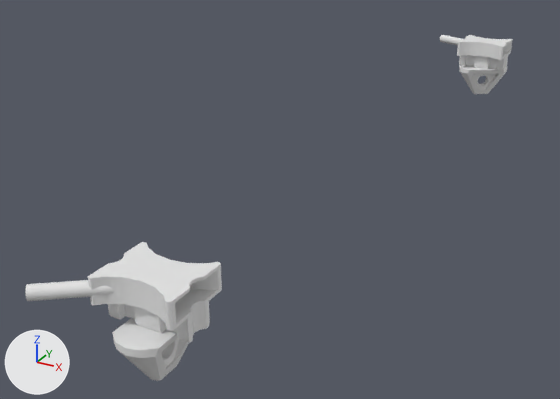
What one commit did to the FBX model Models/Twist Lcok/Twist Lock.fbx.
Rendered twice from a camera (50 mm lens) standing at (-1.459, -2.215, 2.855) and looking at (-2.152, -0.957, 2.226). Lighting does not change. The marker at lower left points along +X, +Y and +Z. Where no turn or scale is listed for an object, it has been applied to the vertices. Vertices at the same position are counted once.

Objects in the first picture: 'Twist Lock', 'Twist Lock.001'.
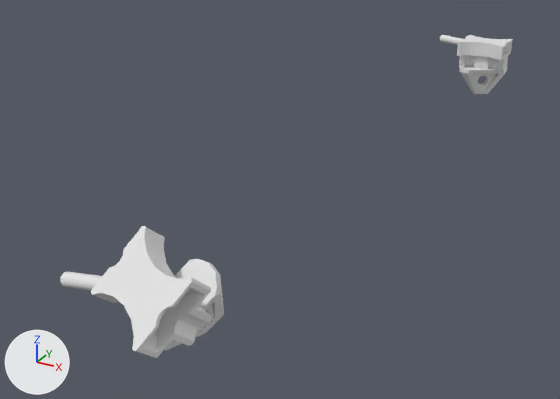
Diff of the bpy script that builds the scene:
```diff
--- a/Models/Twist Lcok/Twist Lock.fbx.py
+++ b/Models/Twist Lcok/Twist Lock.fbx.py
@@ me_cylinder_017 @@
 me_cylinder_017.from_pydata(...)  # 345 vertices, 190 faces; spans x -0.67..1.04, y -1.32..0.63, z -1.31..0.23
 # used by ob_twist_lock; location = (-2.31, -1.17, 2.091); rotation_euler = (0.0, 0.0, -1.571), in degrees (0, 0, -90); scale = (0.154, 0.154, 0.154)
+# me_cylinder_017 part 1: the loose piece of 89 vertices spanning x -0.67..0.69, y -0.36..0.36, z -1.31..-0.53 is turned -6.7 degrees about the z axis through its middle
+# me_cylinder_017 part 2: the loose piece of 32 vertices spanning x 0.03..1.04, y -1.32..-0.08, z -0.07..0.14 is turned -6.7 degrees about the z axis through the mesh origin
 me_cylinder_017.materials.append(mat_clean_metal)
@@ ob_twist_lock @@
 ob_twist_lock = bpy.data.objects.new('Twist Lock', me_cylinder_017)
-ob_twist_lock.location = (-2.31, -1.17, 2.091)
-ob_twist_lock.rotation_euler = (0.0, 0.0, -1.571)  # degrees (0, 0, -90)
+ob_twist_lock.location = (-2.314, -1.183, 2.083)
+ob_twist_lock.rotation_euler = (-0.288, 0.816, -2.218)  # degrees (-17, 47, -127)
 ob_twist_lock.scale = (0.154, 0.154, 0.154)
```

Boxes (x1, y1, x2, y2) around the edits, measured in the pictures (560 x 399 px; the box of a moved part takes in the faces that stretch with it):
'Twist Lock', reshaped, moved, turned: before (25, 242, 222, 381); after (60, 226, 224, 358)
part 1 of me_cylinder_017, moved or reshaped: before (112, 318, 194, 381); after (164, 259, 224, 350)
part 2 of me_cylinder_017, moved or reshaped: before (25, 280, 114, 301); after (60, 272, 102, 291)
